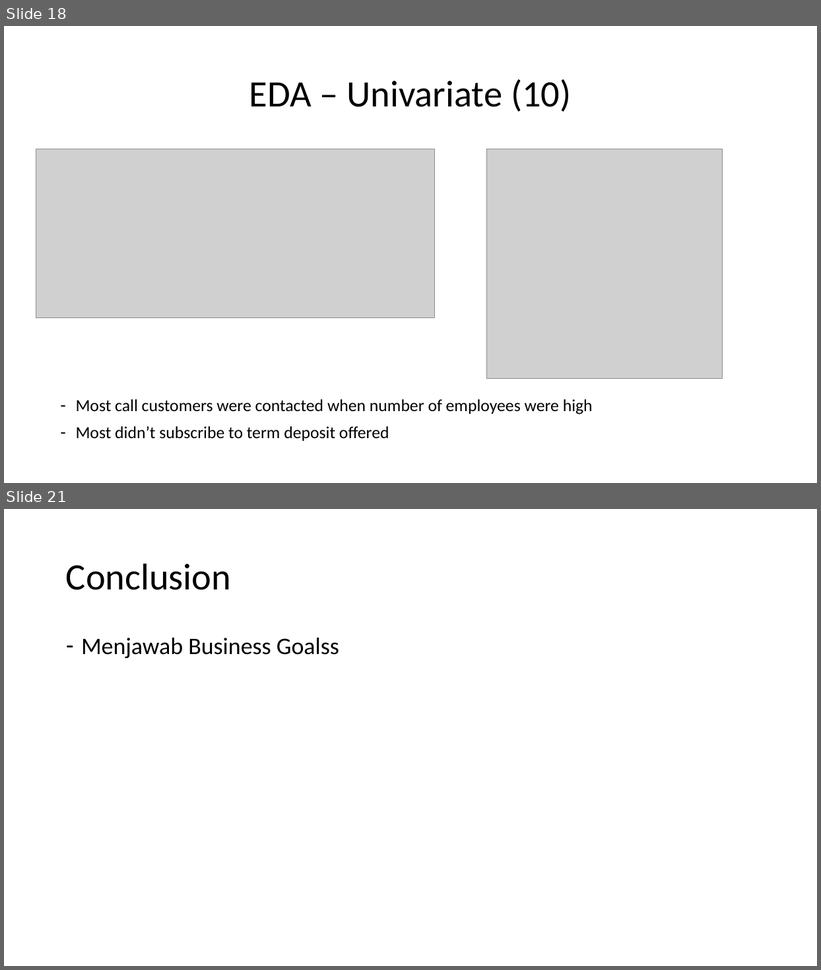
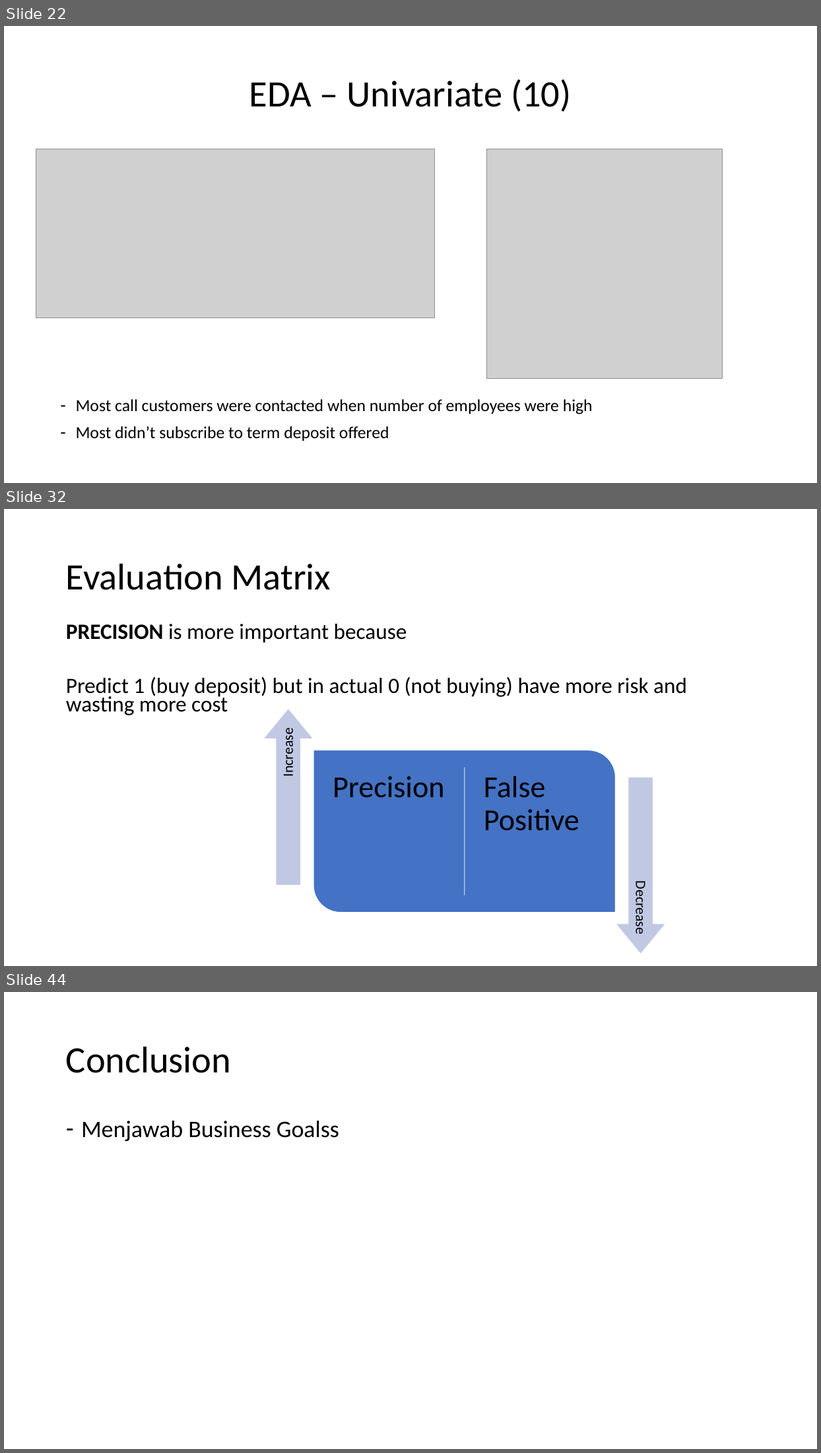
Before and after one commit to abdullahayas123/Tes-Model-Marketing-Scipy, a slide deck: Presentation.pptx. Shown one above the other, each under a label of ours: slides 18 and 21 before the commit, slides 22, 32 and 44 after it; the slides between them are not shown. The pictures are 821x970 and 821x1453 pixels, drawn with LibreOffice and Linux fonts; fonts in the diff are those of the drawing; grey boxes stand for pictures. Boxes give left, top, right and bottom in pixels: in the first picture for what was removed or moved away, otherwise in the second. Text is boxed around its words. In the diff, an @@ line names an element or a change of style, - is before the commit and + after.

```diff
--- a/Presentation.pptx
+++ b/Presentation.pptx
@@ slide 32 added at (x1=4, y1=509, x2=817, y2=966), background #FFFFFF @@
@@ title added at (x1=66, y1=563, x2=331, y2=590), 44 pt, text #000000 @@
+Evaluation Matrix
@@ text added at (x1=66, y1=624, x2=687, y2=716), 25.9 pt, text #000000 @@
+PRECISION is more important because
+Predict 1 (buy deposit) but in actual 0 (not buying) have more risk and wasting more cost
@@ group added at (x1=263, y1=708, x2=667, y2=955): 4 texts, 2 right arrows, 1 round diag rect, 1 line @@
+Precision
+False Positive
+Increase
+Decrease
@@ what was slide 18 is now slide 22 @@
@@ what was slide 21 is now slide 44 @@
```
Also in this commit, not shown: 2 slides changed, 24 other slides added, 2 slides removed.
